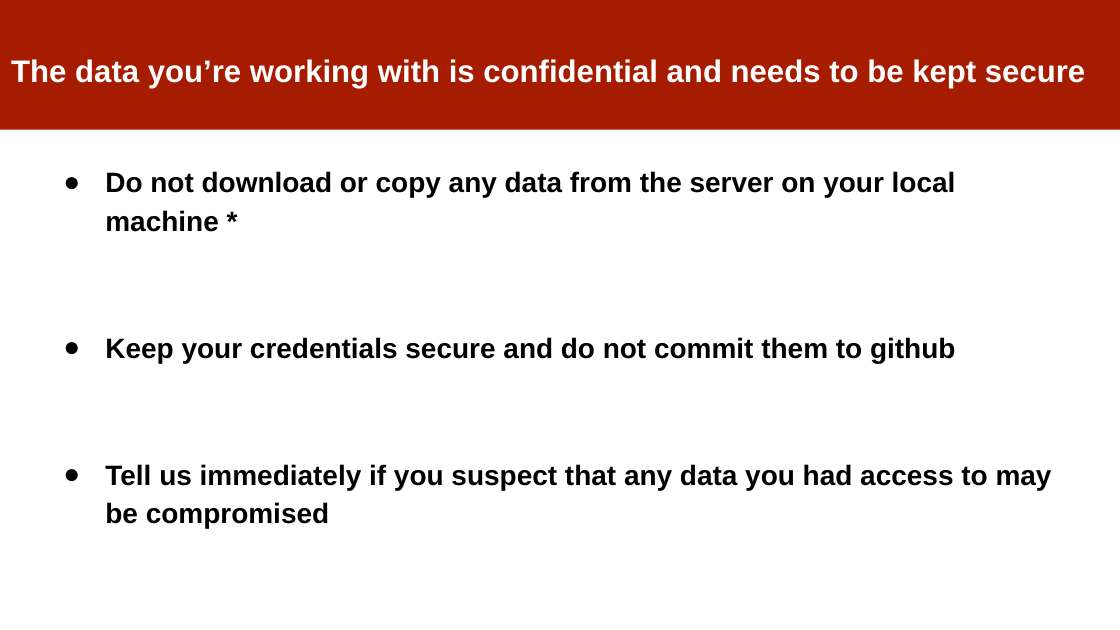
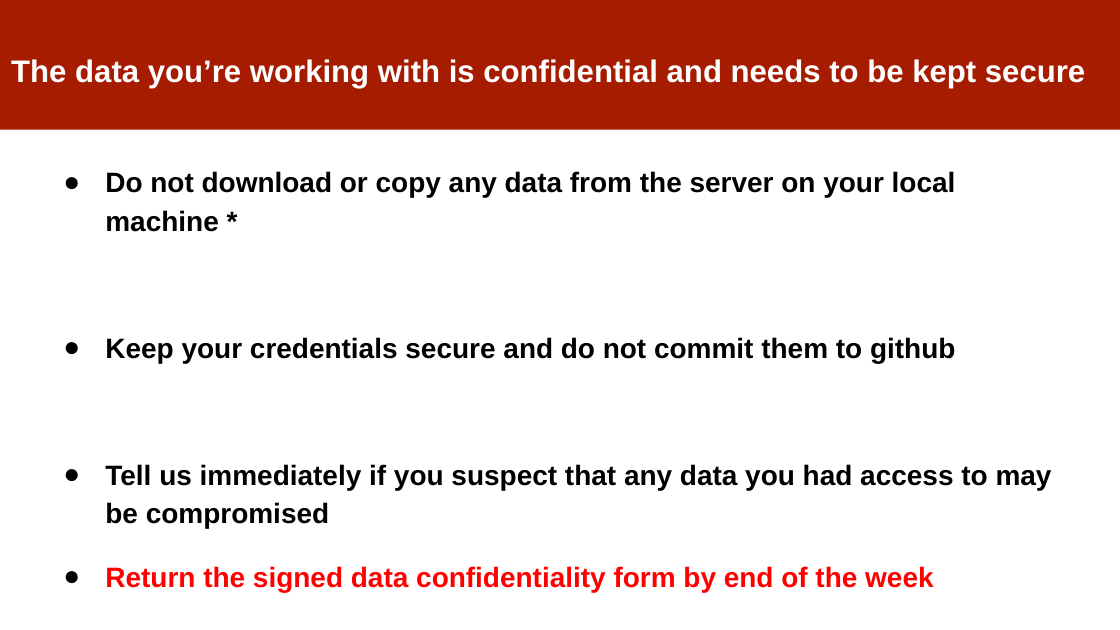
Before and after one commit to dssg/mlforpublicpolicylab, a slide deck: slide 15 of 01 - Intro and Scoping/ClassOverview.pptx (slide 16 before the commit). Drawn at 1120x630 pixels with LibreOffice and Linux fonts; fonts in the diff are those of the drawing. Boxes give left, top, right and bottom in pixels: in the first picture for what was removed or moved away, otherwise in the second. Text is boxed around its words. In the diff, an @@ line names an element or a change of style, - is before the commit and + after.

```diff
--- a/01 - Intro and Scoping/ClassOverview.pptx
+++ b/01 - Intro and Scoping/ClassOverview.pptx
@@ text at (105,566,933,592): paragraph added @@
+● Return the signed data confidentiality form by end of the week
```
Also in this commit, not shown: 7 other slides changed, 1 slide removed.
